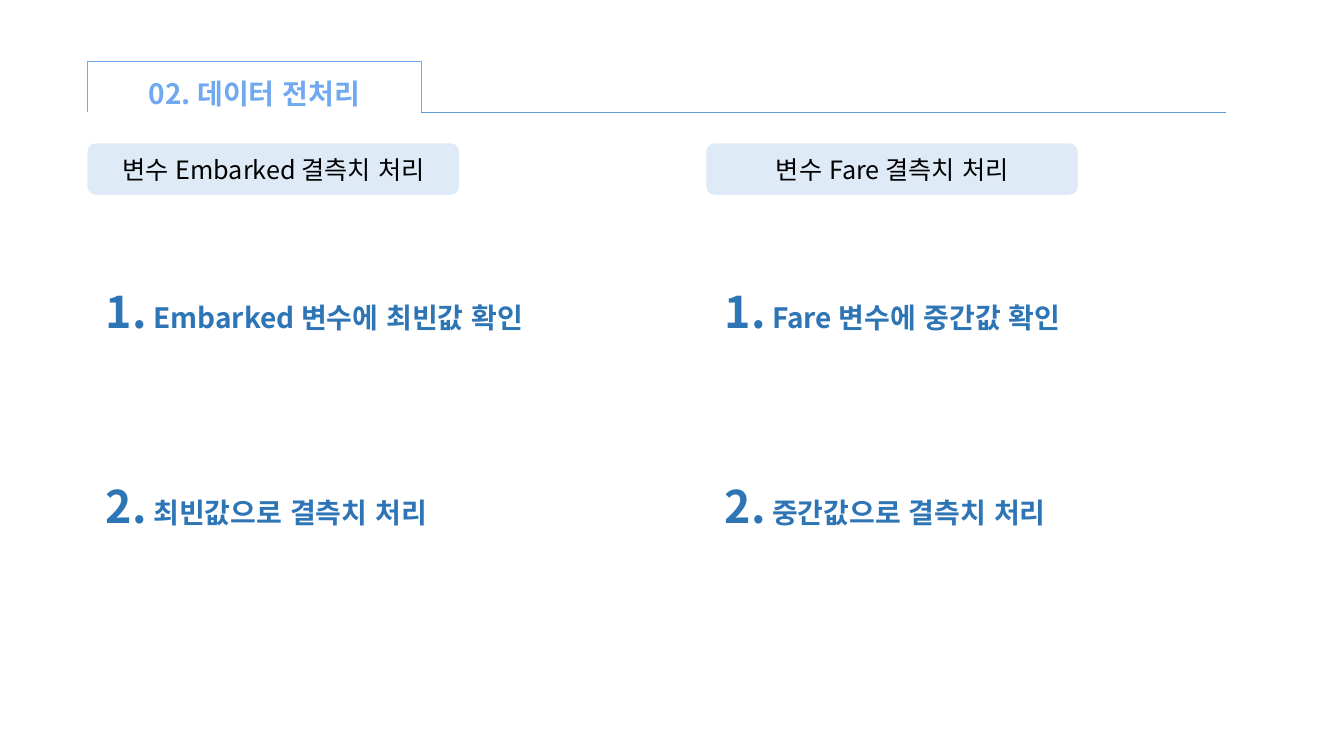
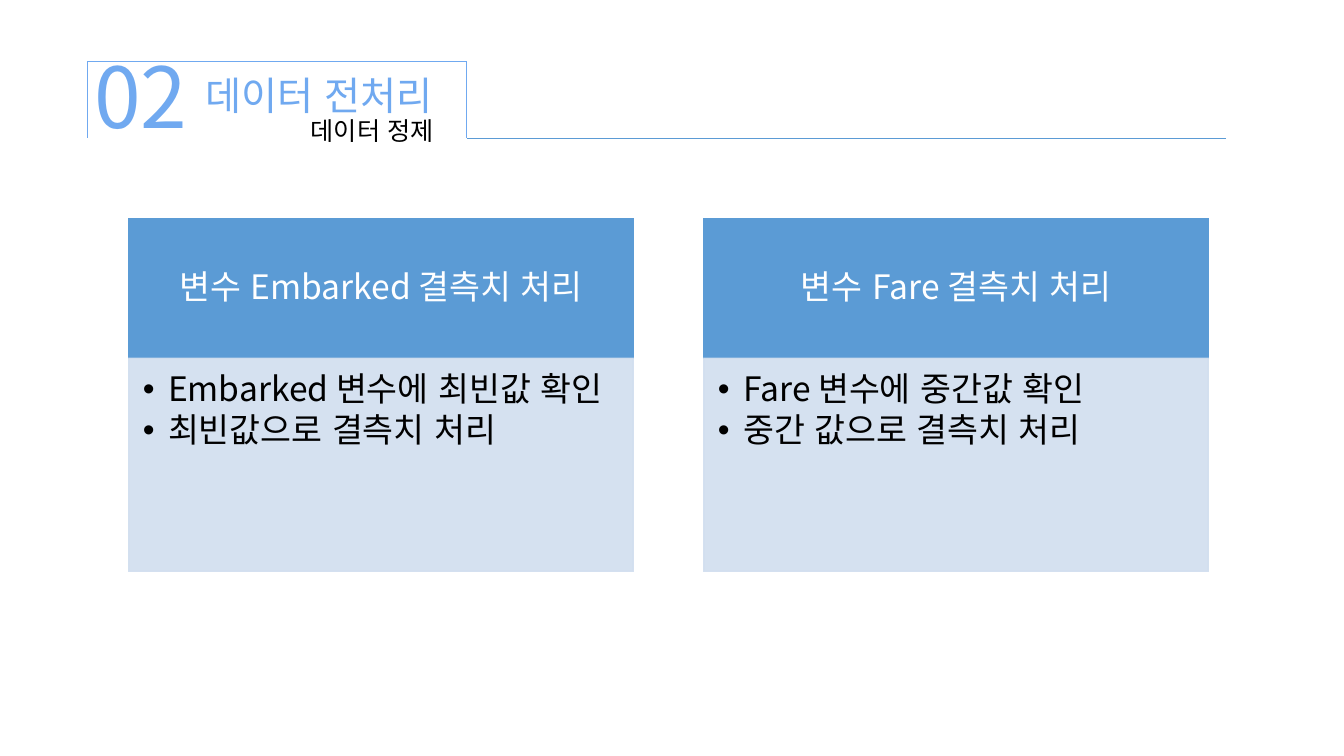
Before and after one commit to xddongx/flexink, a slide deck: slide 8 of titanic/titanic.pptx (slide 9 before the commit). Drawn at 1344x756 pixels with LibreOffice and Linux fonts; fonts in the diff are those of the drawing. Boxes give left, top, right and bottom in pixels: in the first picture for what was removed or moved away, otherwise in the second. Text is boxed around its words. In the diff, an @@ line names an element or a change of style, - is before the commit and + after.

```diff
--- a/titanic/titanic.pptx
+++ b/titanic/titanic.pptx
@@ right bracket resized from (x1=87, y1=61, x2=421, y2=111) to (x1=88, y1=62, x2=467, y2=138) @@
@@ text added at (x1=94, y1=61, x2=187, y2=129), 60 pt, text #70A9F0 @@
+02
@@ text at (x1=206, y1=77, x2=433, y2=121): text changed; size 20 to 28 pt; bold off @@
-02. 데이터 전처리
+데이터 전처리
@@ text added at (x1=311, y1=119, x2=433, y2=142), 18 pt, text #000000 @@
+데이터 정제
@@ rounded rectangle removed at (x1=88, y1=143, x2=460, y2=195) @@
@@ line moved from (421, 112) - (1226, 112) to (467, 138) - (1226, 138) @@
@@ rounded rectangle removed at (x1=707, y1=143, x2=1079, y2=195) @@
@@ text "변수 Embarked 결측치 처리" at (x1=179, y1=271, x2=583, y2=302): size 18 to 24 pt, text colour #000000 to #FFFFFF; line spacing 1 to 0.9; more space between paragraphs; vertical alignment top to middle @@
@@ text "변수 Embarked 결측치 처리" moved from (x1=122, y1=158, x2=424, y2=181) to (x1=179, y1=271, x2=583, y2=302) @@
@@ text "변수 Fare 결측치 처리" moved from (x1=776, y1=158, x2=1008, y2=181) to (x1=801, y1=271, x2=1111, y2=302) @@
@@ text "변수 Fare 결측치 처리" at (x1=801, y1=271, x2=1111, y2=302): size 18 to 24 pt, text colour #000000 to #FFFFFF; line spacing 1 to 0.9; more space between paragraphs; vertical alignment top to middle @@
@@ text removed at (x1=106, y1=295, x2=523, y2=331) @@
-1. Embarked 변수에 최빈값 확인
@@ text removed at (x1=725, y1=295, x2=1061, y2=331) @@
-1. Fare 변수에 중간값 확인
@@ group added at (x1=129, y1=219, x2=1208, y2=571): 4 rectangles @@
@@ text at (x1=168, y1=373, x2=602, y2=445): text changed; size 20 to 24 pt; text colour #2E75B6 to #000000; bold off @@
-2. 최빈값으로 결측치 처리
+  • Embarked 변수에 최빈값 확인
+  • 최빈값으로 결측치 처리
@@ text at (x1=743, y1=373, x2=1085, y2=445): text changed; size 20 to 24 pt; text colour #2E75B6 to #000000; bold off @@
-2. 중간값으로 결측치 처리
+  • Fare 변수에 중간값 확인
+  • 중간 값으로 결측치 처리
```
Also in this commit, not shown: 12 other slides changed, 5 slides added, 10 slides removed, 13 other files.
